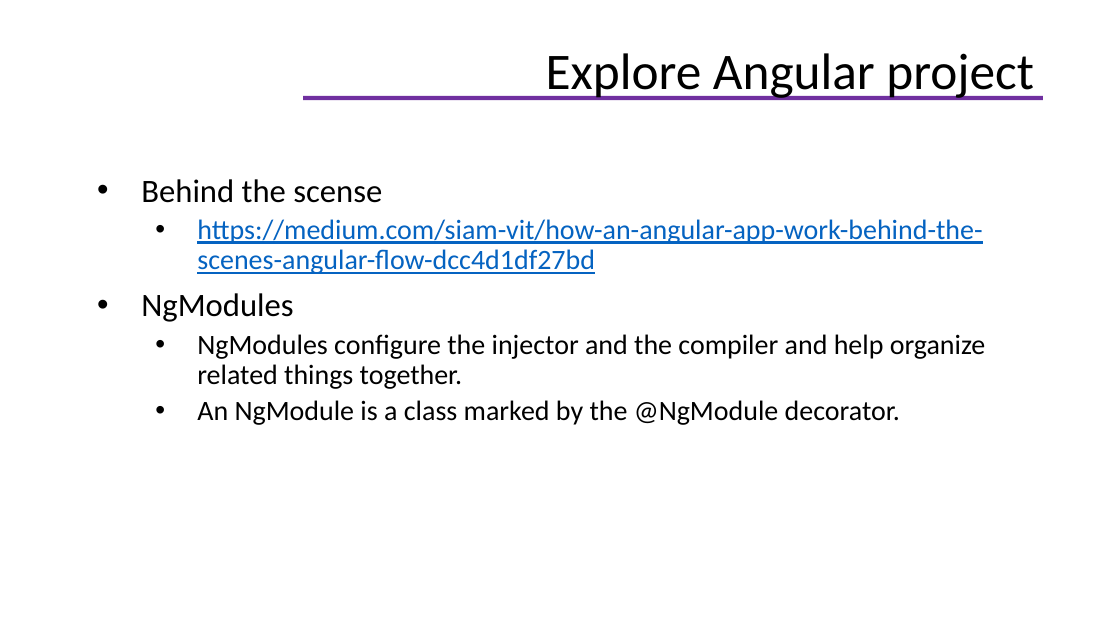
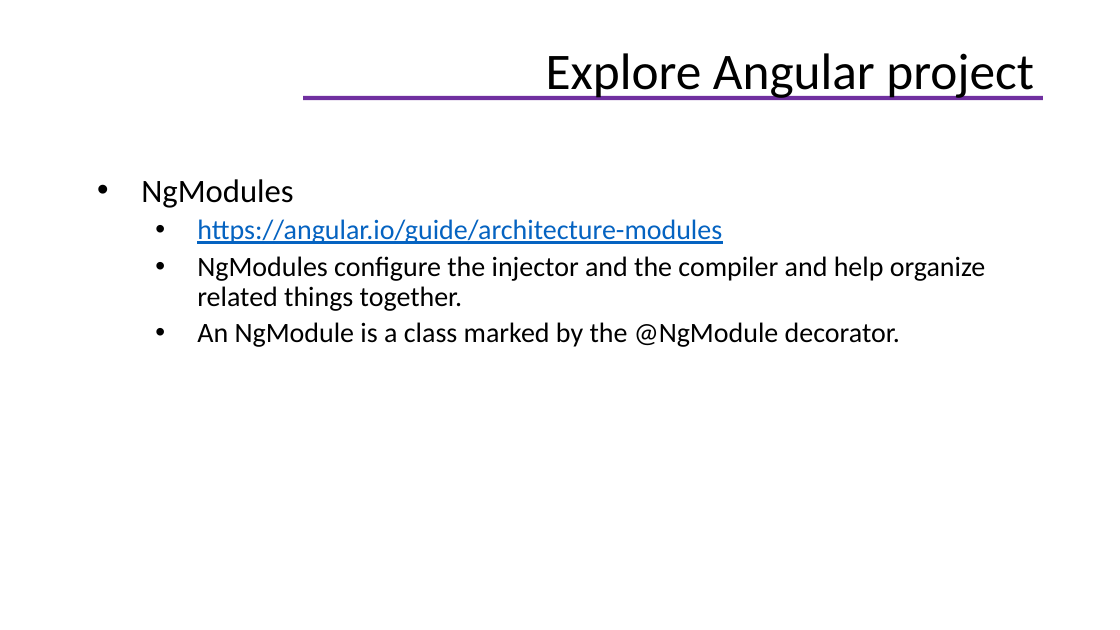
Before and after one commit to helenhash/angular-training, a slide deck: slide 14 of docs/Angular Training.pptx. Drawn at 1120x630 pixels with LibreOffice and Linux fonts; fonts in the diff are those of the drawing; background and template pictures are left out. Boxes give left, top, right and bottom in pixels: in the first picture for what was removed or moved away, otherwise in the second. Text is boxed around its words. In the diff, an @@ line names an element or a change of style, - is before the commit and + after.

```diff
--- a/docs/Angular Training.pptx
+++ b/docs/Angular Training.pptx
@@ text at bbox=[141, 179, 982, 274]: paragraphs removed @@
-• Behind the scense
-  • https://medium.com/siam-vit/how-an-angular-app-work-behind-the-scenes-angular-flow-dcc4d1df27bd
@@ text at bbox=[197, 219, 722, 244]: paragraph added @@
+  • https://angular.io/guide/architecture-modules
```
Also in this commit, not shown: 6 other slides changed, 12 other files.
